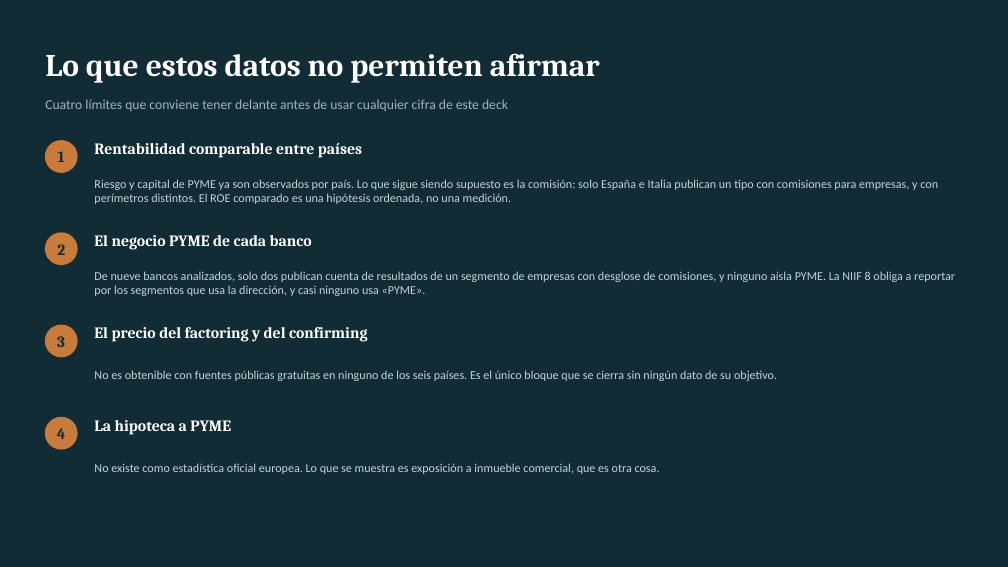
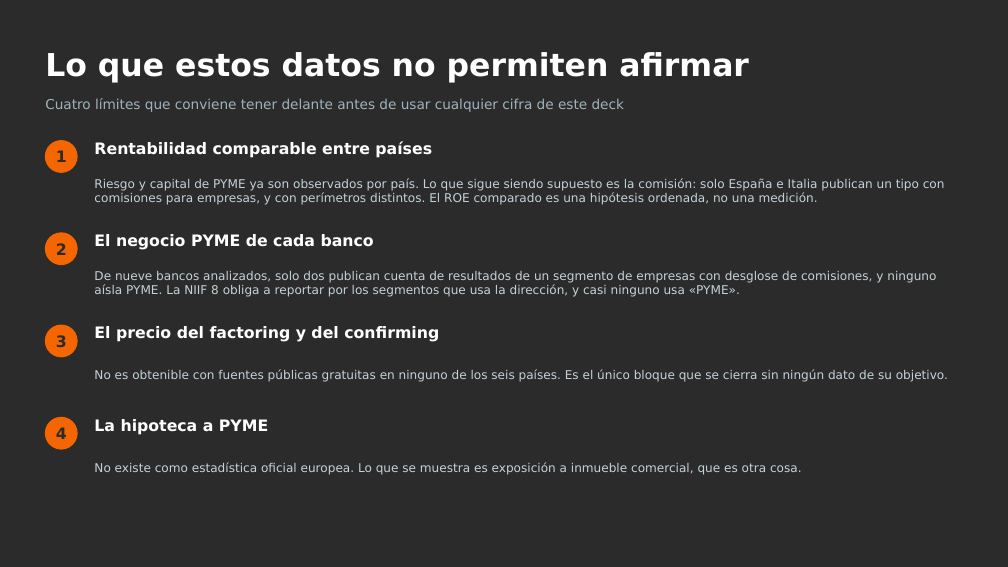
Before and after one commit to agomez2812-lang/sturdy-barnacle, a slide deck: slide 20 of pres/rentabilidad_pyme.pptx. Drawn at 1008x567 pixels with LibreOffice and Linux fonts; fonts in the diff are those of the drawing. Boxes give left, top, right and bottom in pixels: in the first picture for what was removed or moved away, otherwise in the second. Text is boxed around its words. In the diff, an @@ line names an element or a change of style, - is before the commit and + after.

```diff
--- a/pres/rentabilidad_pyme.pptx
+++ b/pres/rentabilidad_pyme.pptx
@@ background #122C36 to #2B2B2B @@
@@ font Cambria to DejaVu Sans, text colour #122C36 to #2B2B2B in 4 elements at box(56, 150, 67, 162), box(56, 243, 67, 255), box(56, 335, 67, 348), box(56, 427, 67, 439) @@
@@ fill #C97B3C to #F56600; outline #C97B3C 1 pt to #F56600 1 pt in 4 elements at box(45, 141, 77, 172), box(45, 233, 77, 265), box(45, 325, 77, 357), box(45, 417, 77, 449) @@
@@ font Cambria to DejaVu Sans in 5 elements at box(45, 52, 749, 83), box(94, 141, 432, 158), box(94, 234, 374, 250), box(94, 326, 439, 342), box(94, 419, 268, 435) @@
@@ font Calibri to DejaVu Sans in 5 elements at box(45, 98, 624, 112), box(94, 178, 945, 205), box(94, 271, 936, 297), box(94, 370, 948, 382), box(94, 462, 802, 475) @@
```
Also in this commit, not shown: 20 other slides changed, 4 other files.
